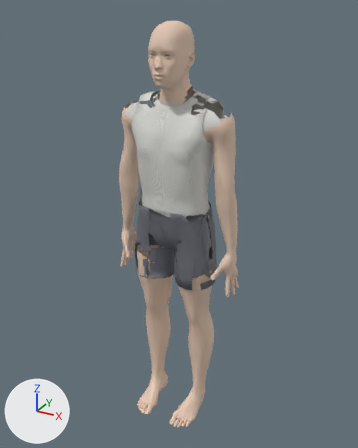
Renders of the FBX model NC_Body_Male_Average.fbx from each side of a commit.
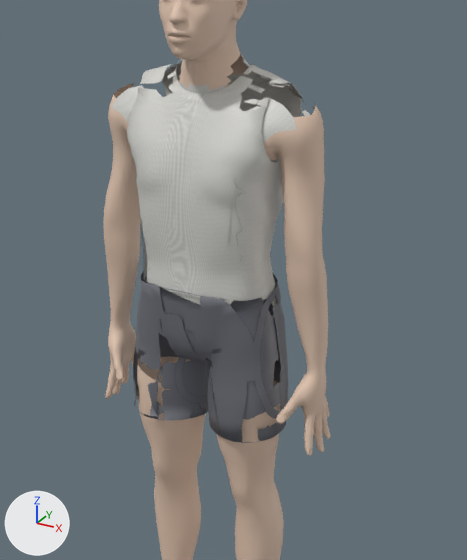
The first picture shows the older version from a camera (50 mm lens) standing at (3.65, -6.64, 6.92) and looking at (0.02, -0.04, 3.62). The close-ups show the older and then the newer version on the part from 18% to 87% of the width and 13% to 79% of the height of that picture. Only the edits that show in the close-ups are written down. The axes (+X, +Y, +Z) are drawn at lower left. The lights are the same throughout.

In view in the first close-up: 'Head_Geo', 'LeftHand_Geo', 'LeftLowerArm_Geo', 'LeftLowerLeg_Geo', 'LeftUpperArm_Geo', 'LeftUpperLeg_Geo', 'LowerTorso_Geo', 'RightLowerArm_Geo', 'RightLowerLeg_Geo', 'RightUpperArm_Geo', 'RightUpperLeg_Geo', 'UpperTorso_Geo' and 1 more.
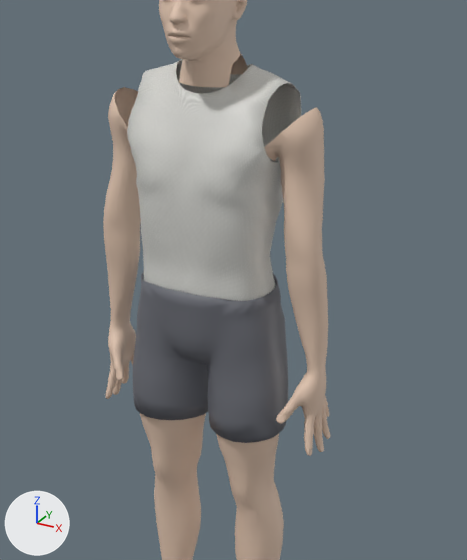
The change, as a diff of the scene's bpy script:
```diff
--- a/NC_Body_Male_Average.fbx.py
+++ b/NC_Body_Male_Average.fbx.py
@@ me_male_average_uppertorso_geo @@
 # used by ob_uppertorso_geo; location = (0.0, 0.0, 0.0)
-me_male_average_uppertorso_geo.from_pydata(...)  # 3094 vertices, 3001 faces; spans x -0.89..0.89, y -0.56..0.39, z 3.72..5.87
+me_male_average_uppertorso_geo.from_pydata(...)  # 3399 vertices, 3649 faces; spans x -0.87..0.87, y -0.56..0.39, z 3.72..5.86
+# me_male_average_uppertorso_geo part 3: 8 vertices moved from x -0.89..0.89, y -0.16..0.25, z 5.1..5.48 to x -0.86..0.86, y -0.16..0.3, z 5.09..5.5; 18 vertices removed from x -0.89..0.89, y -0.3..0.25, z 5.17..5.5; 194 vertices added at x -0.87..0.87, y -0.56..0.33, z 4.76..5.52
+# me_male_average_uppertorso_geo part 4: 5 vertices moved from x -0.05..0.05, y -0.3..-0.29, z 5.64..5.65 to x -0.06..0.06, y -0.3..-0.29, z 5.64; 16 vertices removed from x -0.21..0.21, y -0.29..0.09, z 5.65..5.87; 109 vertices added at x -0.24..0.24, y -0.28..0.22, z 5.56..5.84
+# me_male_average_uppertorso_geo part 5: 2711 kept faces spanning x -0.86..0.86, y -0.56..0.39, z 3.72..5.86 get new texture (UV) coordinates
+# other edits to the shape of me_male_average_uppertorso_geo do not show in these pictures
 me_male_average_uppertorso_geo.materials.append(mat_nc_male_average_uppertorso_base)
@@ me_male_average_lowertorso_geo @@
 # used by ob_lowertorso_geo; location = (0.0, 0.0, 0.0)
-me_male_average_lowertorso_geo.from_pydata(...)  # 1380 vertices, 1382 faces; spans x -0.733..0.733, y -0.561..0.427, z 2.692..4.055
+me_male_average_lowertorso_geo.from_pydata(...)  # 1404 vertices, 1418 faces; spans x -0.733..0.733, y -0.561..0.427, z 2.692..4.055
+# me_male_average_lowertorso_geo part 1: 12 vertices added at x 0.564..0.697, y -0.356..0.204, z 3.33..3.346
+# me_male_average_lowertorso_geo part 2: 1342 kept faces spanning x -0.733..0.733, y -0.561..0.427, z 2.692..4.055 get new texture (UV) coordinates
+# other edits to the shape of me_male_average_lowertorso_geo do not show in these pictures
 me_male_average_lowertorso_geo.materials.append(mat_nc_male_average_lowertorso_base)
```

Boxes [x1, y1, x2, y2] around the edits, measured in the close-ups (467 x 560 px):
'UpperTorso_Geo', reshaped
    before: [111, 53, 315, 307]
    after: [127, 59, 301, 301]
part 1 of me_male_average_lowertorso_geo, added
    after: [250, 349, 287, 380]
part 2 of me_male_average_lowertorso_geo, surface changed
    both: [133, 271, 284, 443]
part 3 of me_male_average_uppertorso_geo, cut back
    before: [111, 98, 315, 132]
    after: [127, 129, 279, 217]
part 4 of me_male_average_uppertorso_geo, cut back
    before: [180, 53, 249, 92]
    after: [169, 65, 250, 107]
part 5 of me_male_average_uppertorso_geo, surface changed
    before: [117, 59, 310, 307]
    after: [127, 59, 301, 301]
